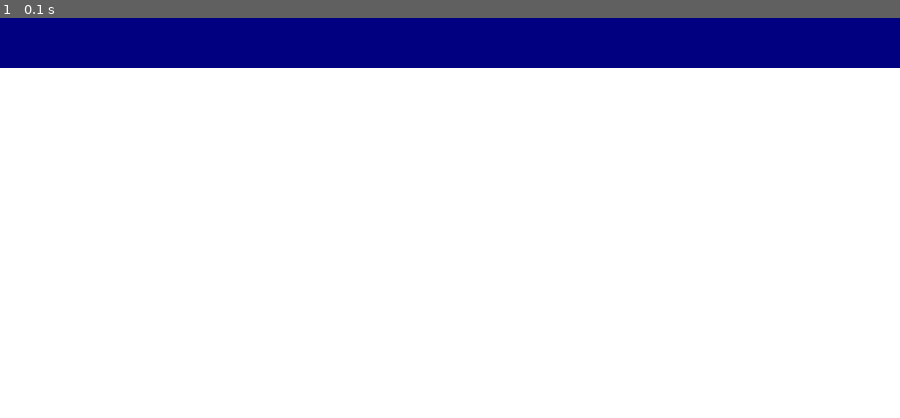
Above: before the commit, frame 1.
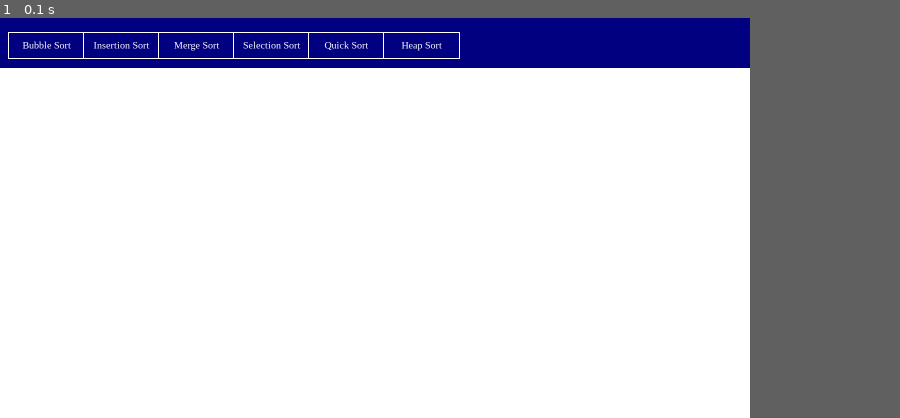
Above: after the commit, the same moment.

Repository: Azamat-tech/Sorting-Algorithms-Visualizer-
Game: pygame game, started from main.py
The game is run twice, just before and just after one commit, with the same random seed, the same clock (stepped at 60 frames per second) and the same inputs.
Inputs:
- Up to frame 1 (0.1 s): no input
In our replay, the window is 900x400 before the commit and 750x400 after it. These sizes can differ from the game's own. Grey fills any space a smaller window leaves; there, only what the larger window draws over its background counts as a difference.

The runs differ from the first frame. In frame 1, 2.7% of the frame differs, in the area x 0-100%, y 0-13%.

Commit message:
set up simple buttons on screen (fixes #7)

Diff:
--- a/view/globalVariables.py
+++ b/view/globalVariables.py
@@ -5,10 +5,14 @@
 
 #Screen dimentions
 HEIGHT = 800
-WIDTH = 1800
+WIDTH = 1500
 
 SIZE = (WIDTH, HEIGHT)
 TOP_RECTANGLE = (WIDTH, HEIGHT//10)
 
+#Button size
+BUTTON_WIDTH = 150
+BUTTON_HEIGHT = 50
+
 #Frame rate
 FPS = 60
--- a/view/pygame/button.py
+++ b/view/pygame/button.py
@@ -1,6 +1,5 @@
 import pygame
-
-BLACK = (0,0,0)
+from view.globalVariables import *
 
 class Button:
     def __init__(self, color, x, y, width, height, text=''):
@@ -17,8 +16,8 @@
         pygame.draw.rect(screen, self.color, (self.x, self.y, self.width, self.height), 0)
 
         if self.text != '':
-            font = pygame.font.SysFont("timesnewroman", 24)
-            text = font.render(self.text, 1, BLACK)
+            font = pygame.font.SysFont("timesnewroman", 20)
+            text = font.render(self.text, 1, WHITE)
             screen.blit(text, (self.x + (self.width/2 - text.get_width()/2), self.y + (self.height/2 - text.get_height()/2)))
 
     def isOver(self, pos):
--- a/view/pygame/view.py
+++ b/view/pygame/view.py
@@ -1,5 +1,7 @@
 import pygame
 from view.globalVariables import *
+from view.pygame.button import Button
+from collections import OrderedDict
 
 class Visualizer:
 
@@ -11,6 +13,27 @@
         pygame.display.set_caption("Sorting Visualizer")
 
         self.clock = pygame.time.Clock()
+
+    def button_set(self):
+
+        sorting_algoritms = { "Bubble" : 0,
+                              "Insertion" : 150,
+                              "Merge" : 300,
+                              "Selection" : 450,
+                              "Quick" : 600,
+                              "Heap" : 750
+        }
+
+        for algorithm, distance in sorting_algoritms.items():
+            button_algorithm = Button(
+                BLUE,
+                WIDTH/16 - BUTTON_WIDTH/2 + distance,
+                HEIGHT/10 - BUTTON_HEIGHT,
+                BUTTON_WIDTH,
+                BUTTON_HEIGHT,
+                f"{algorithm} Sort"
+            )
+            button_algorithm.draw(self.screen, WHITE)
 
     def main_loop(self):
         while True:
@@ -25,6 +48,8 @@
 
             pygame.draw.rect(self.screen, BLUE, (0, 0, WIDTH, HEIGHT // 8))
 
+            self.button_set()
+
             pygame.display.flip()
 
             self.clock.tick(FPS)
